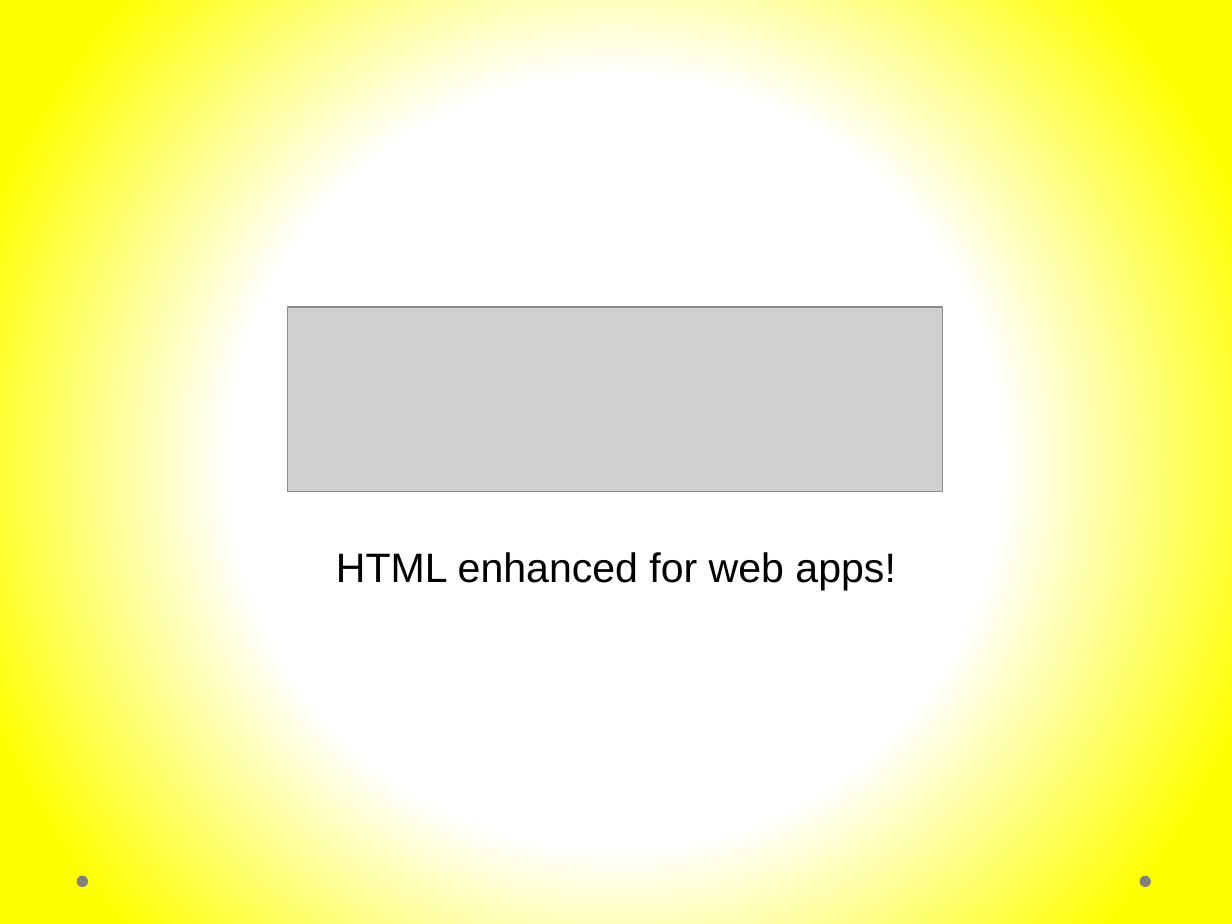
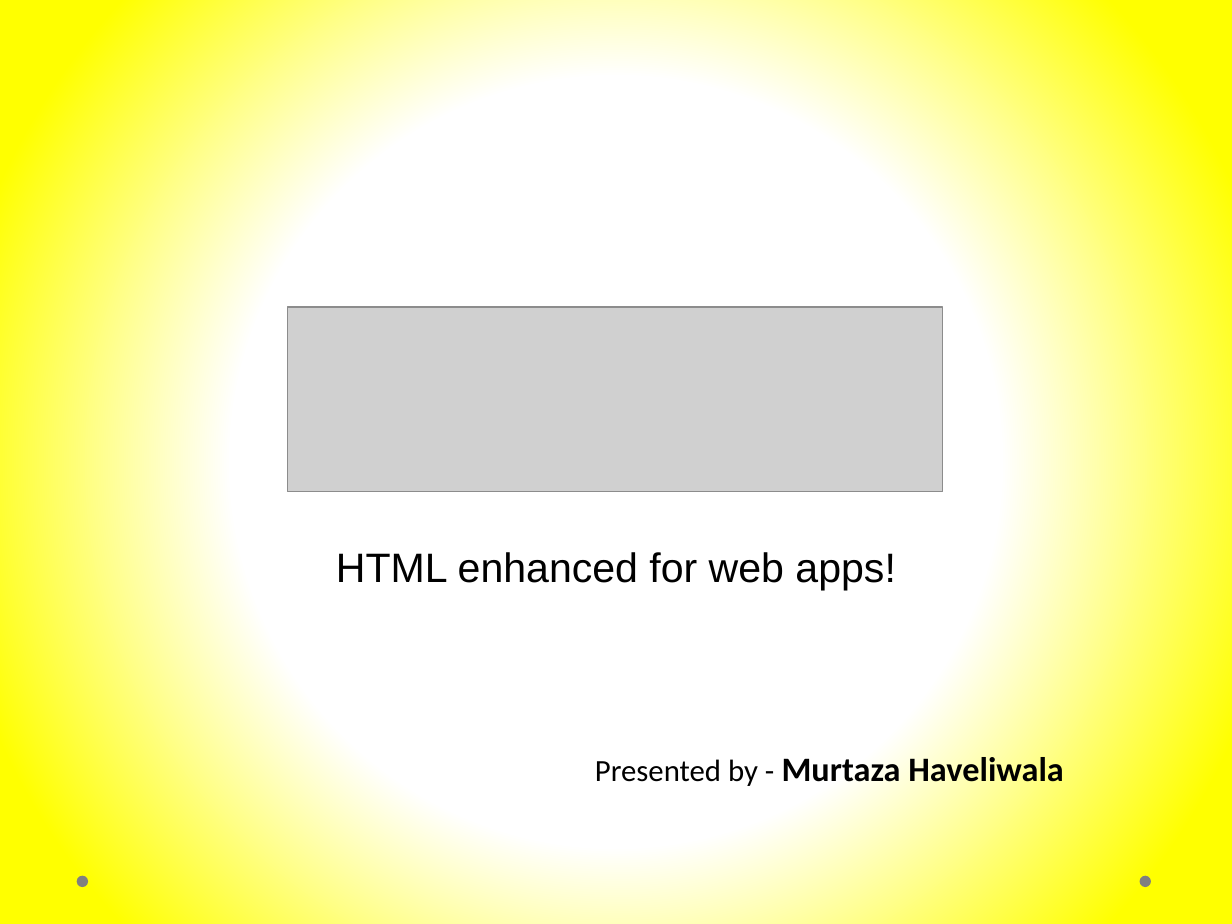
Before and after one commit to murtazahaveliwala/technext-angularjs-demo, a slide deck: slide 1 of Introduction to AngularJs.pptx. Drawn at 1232x924 pixels with LibreOffice and Linux fonts; fonts in the diff are those of the drawing; grey boxes stand for pictures. Boxes give left, top, right and bottom in pixels: in the first picture for what was removed or moved away, otherwise in the second. Text is boxed around its words. In the diff, an @@ line names an element or a change of style, - is before the commit and + after.

```diff
--- a/Introduction to AngularJs.pptx
+++ b/Introduction to AngularJs.pptx
@@ text added at [595,753,1063,790], 20 pt, text #000000, bold @@
+Presented by - Murtaza Haveliwala
```
Also in this commit, not shown: 10 other slides changed, 5 slides added, 1 slide removed, 1 other file.
